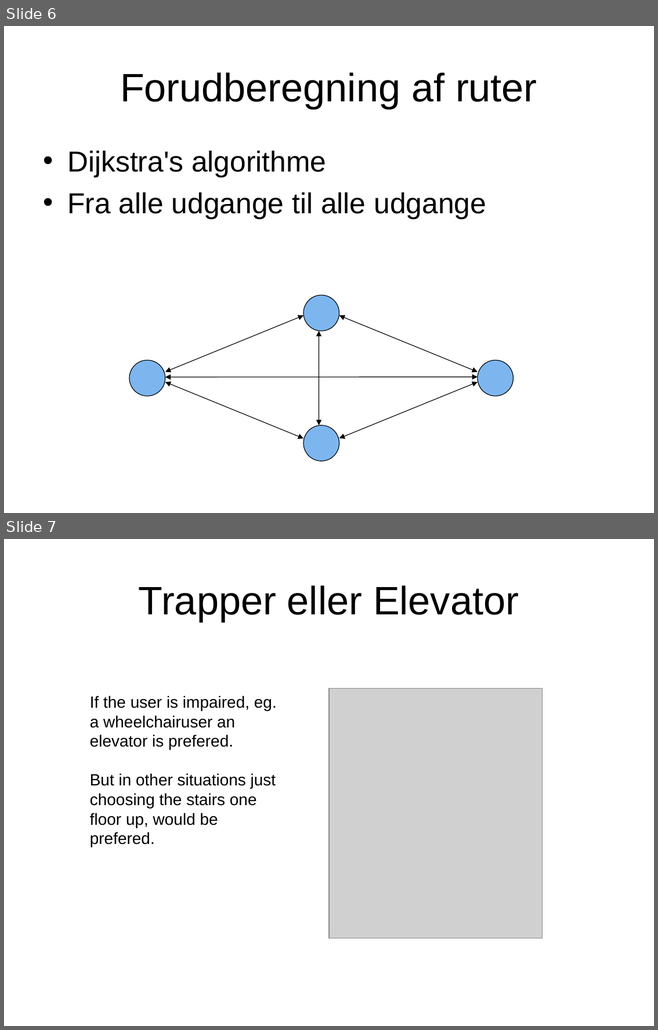
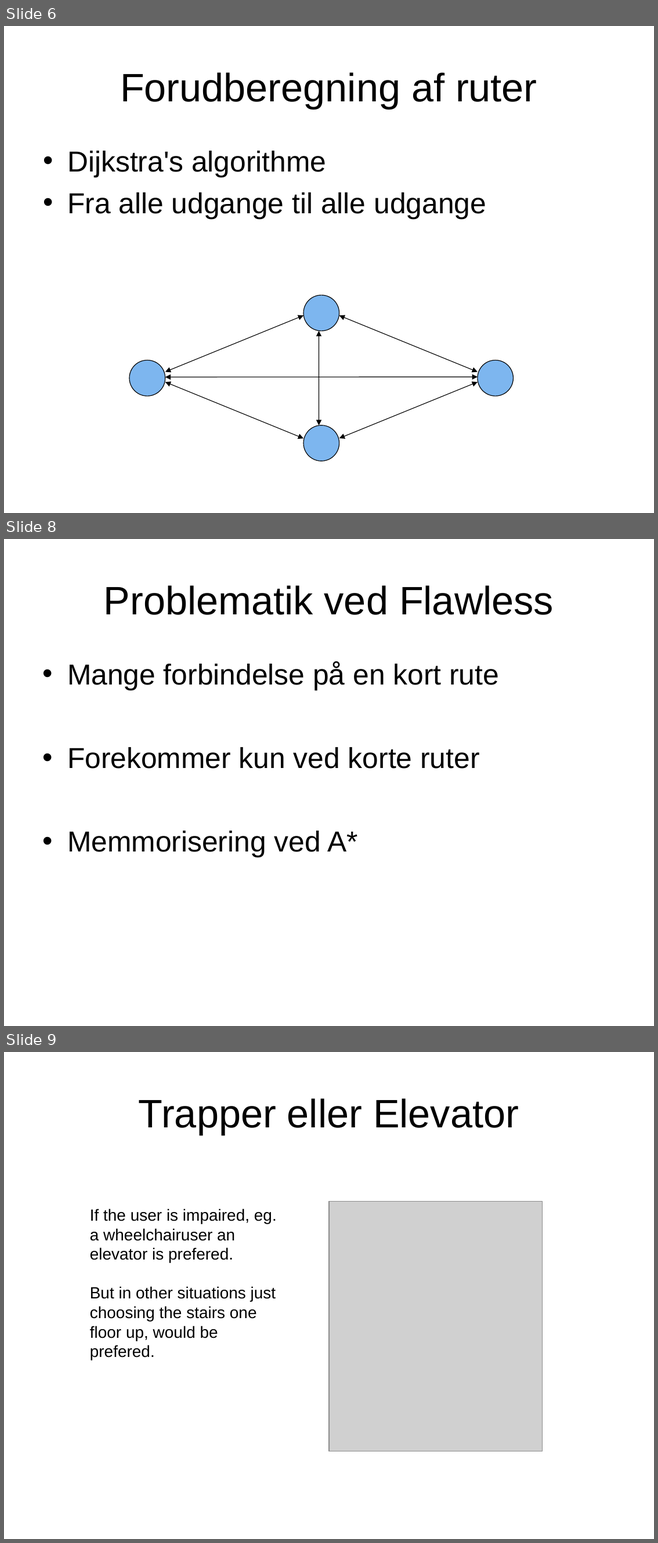
Before and after one commit to zanderdk/P1, a slide deck: FLAWLESS-Algorithme.ppt. Shown one above the other, each under a label of ours: slides 6 and 7 before the commit, slides 6, 8 and 9 after it; the slides between them are not shown. The pictures are 658x1030 and 658x1543 pixels, drawn with LibreOffice and Linux fonts; fonts in the diff are those of the drawing; grey boxes stand for pictures. Boxes give left, top, right and bottom in pixels: in the first picture for what was removed or moved away, otherwise in the second. Text is boxed around its words. In the diff, an @@ line names an element or a change of style, - is before the commit and + after.

```diff
--- a/FLAWLESS-Algorithme.ppt
+++ b/FLAWLESS-Algorithme.ppt
@@ slide 8 added at [4,539,654,1026], background #FFFFFF @@
@@ title added at [104,585,553,615], 44 pt, text #000000 @@
+Problematik ved Flawless
@@ text added at [67,661,499,858], 32 pt, text #000000 @@
+• Mange forbindelse på en kort rute
+• Forekommer kun ved korte ruter
+• Memmorisering ved A*
@@ what was slide 7 is now slide 9 @@
```
Also in this commit, not shown: 1 slide changed, 4 other slides added, 3 slides removed.
